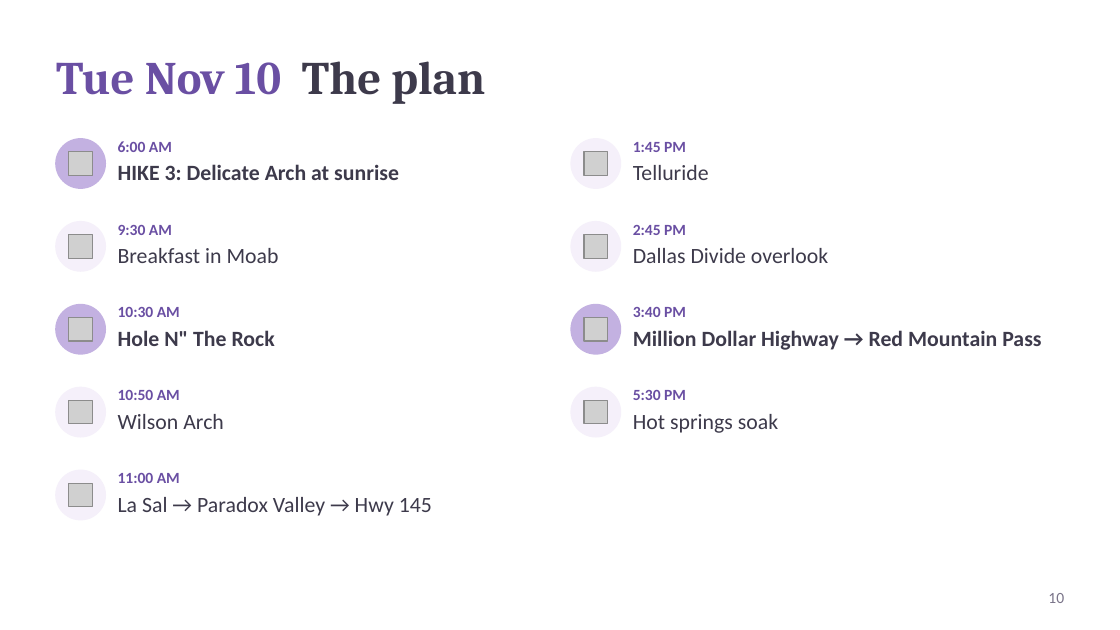
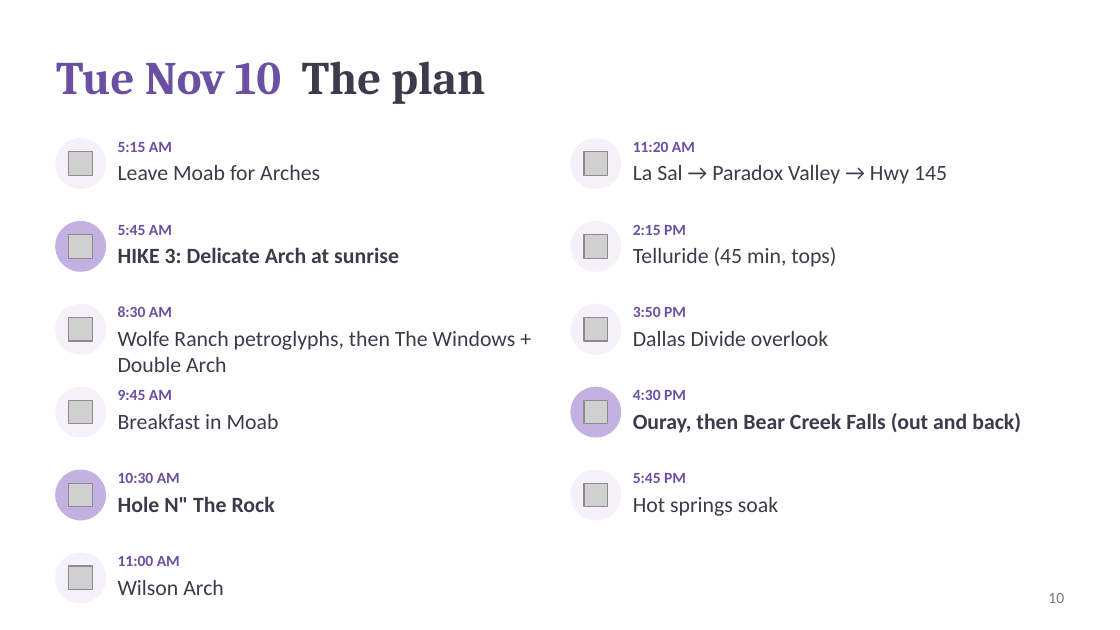
Before and after one commit to kohl-crypto/desert-to-divide, a slide deck: slide 10 of Desert-to-Divide-Tour-Guide.pptx. Drawn at 1120x630 pixels with LibreOffice and Linux fonts; fonts in the diff are those of the drawing; grey boxes stand for pictures. Boxes give left, top, right and bottom in pixels: in the first picture for what was removed or moved away, otherwise in the second. Text is boxed around its words. In the diff, an @@ line names an element or a change of style, - is before the commit and + after.

```diff
--- a/Desert-to-Divide-Tour-Guide.pptx
+++ b/Desert-to-Divide-Tour-Guide.pptx
@@ text at (118,142,172,152): text changed @@
-6:00 AM
+5:15 AM
@@ text at (633,142,695,152): text changed @@
-1:45 PM
+11:20 AM
@@ text added at (118,165,320,180), 14 pt, text #3D3A4B @@
+Leave Moab for Arches
@@ text "La Sal → Paradox Valley ...": place and size @@
-text "La Sal → Paradox Valley ..." at (118,497,432,516)
+text "La Sal → Paradox Valley ..." at (633,165,947,184)
@@ text at (118,225,172,235): text changed @@
-9:30 AM
+5:45 AM
@@ text at (633,225,686,235): text changed @@
-2:45 PM
+2:15 PM
@@ text at (633,247,836,267): text changed @@
-Telluride
+Telluride (45 min, tops)
@@ text at (118,306,172,317): text changed @@
-10:30 AM
+8:30 AM
@@ fill #C3B1E1 to #F5F0FA; outline #C3B1E1 1 pt to #F5F0FA 1 pt in 3 elements at (56,139,105,188), (56,305,105,354), (571,305,620,354) @@
@@ text at (633,307,686,317): text changed @@
-3:40 PM
+3:50 PM
@@ text added at (118,331,516,372), 14 pt, text #3D3A4B @@
+Wolfe Ranch petroglyphs, then The Windows + Double Arch
@@ text removed at (633,330,1041,350) @@
-Million Dollar Highway → Red Mountain Pass
@@ fill #F5F0FA to #C3B1E1; outline #F5F0FA 1 pt to #C3B1E1 1 pt in 3 elements at (56,222,105,271), (56,470,105,520), (571,388,620,437) @@
@@ text added at (118,390,172,400), 10 pt, text #6A4FA3, bold @@
+9:45 AM
@@ text at (633,390,686,400): text changed @@
-5:30 PM
+4:30 PM
@@ text added at (633,413,1021,433), 14 pt, text #3D3A4B, bold @@
+Ouray, then Bear Creek Falls (out and back)
@@ text at (118,473,180,483): text changed @@
-10:50 AM
+10:30 AM
@@ ellipse added at (571,470,620,520), fill #F5F0FA, outline #F5F0FA 1 pt @@
@@ text added at (633,473,686,483), 10 pt, text #6A4FA3, bold @@
+5:45 PM
@@ picture added at (584,483,607,506) @@
@@ ellipse added at (56,553,105,603), fill #F5F0FA, outline #F5F0FA 1 pt @@
@@ picture added at (68,566,92,589) @@
@@ 4 texts: place and size @@
-4 texts at (118,164,828,483)
+4 texts at (118,247,828,566)
@@ 3 texts: place and size @@
-3 texts at (118,248,279,429)
+3 texts at (118,414,279,595)
```
Also in this commit, not shown: 13 other slides changed, 1 slide added, 1 slide removed, 4 other files.
